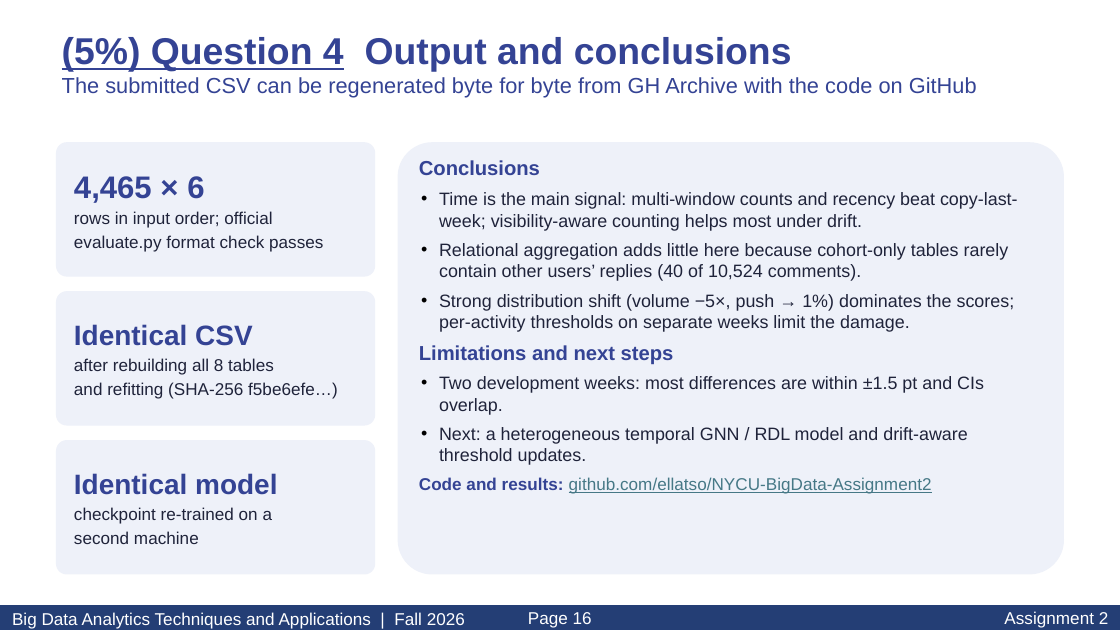
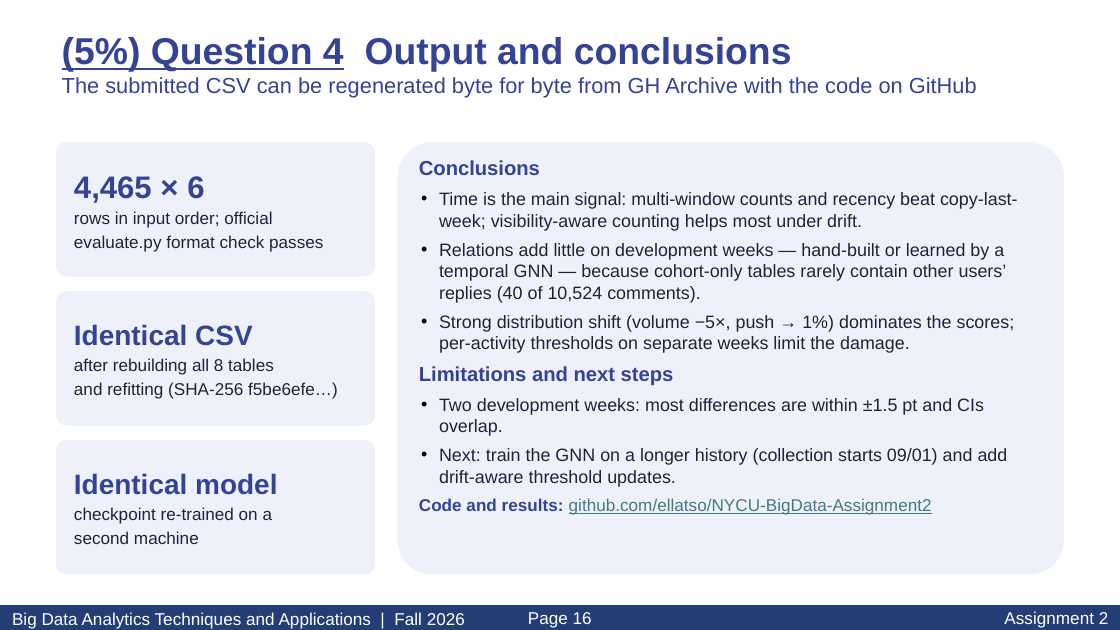
Before and after one commit to ellatso/NYCU-BigData-Assignment2, a slide deck: slide 16 of report_materials/Asg2_113700058.pptx. Drawn at 1120x630 pixels with LibreOffice and Linux fonts; fonts in the diff are those of the drawing. Boxes give left, top, right and bottom in pixels: in the first picture for what was removed or moved away, otherwise in the second. Text is boxed around its words. In the diff, an @@ line names an element or a change of style, - is before the commit and + after.

```diff
--- a/report_materials/Asg2_113700058.pptx
+++ b/report_materials/Asg2_113700058.pptx
@@ text at bbox=[439, 243, 1007, 303]: text changed @@
-• Relational aggregation adds little here because cohort-only tables rarely contain other users’ replies (40 of 10,524 comments).
+• Relations add little on development weeks — hand-built or learned by a temporal GNN — because cohort-only tables rarely contain other users’ replies (40 of 10,524 comments).
@@ text at bbox=[439, 448, 1008, 487]: text changed @@
-• Next: a heterogeneous temporal GNN / RDL model and drift-aware threshold updates.
+• Next: train the GNN on a longer history (collection starts 09/01) and add drift-aware threshold updates.
```
Also in this commit, not shown: 3 other slides changed, 7 other files.
